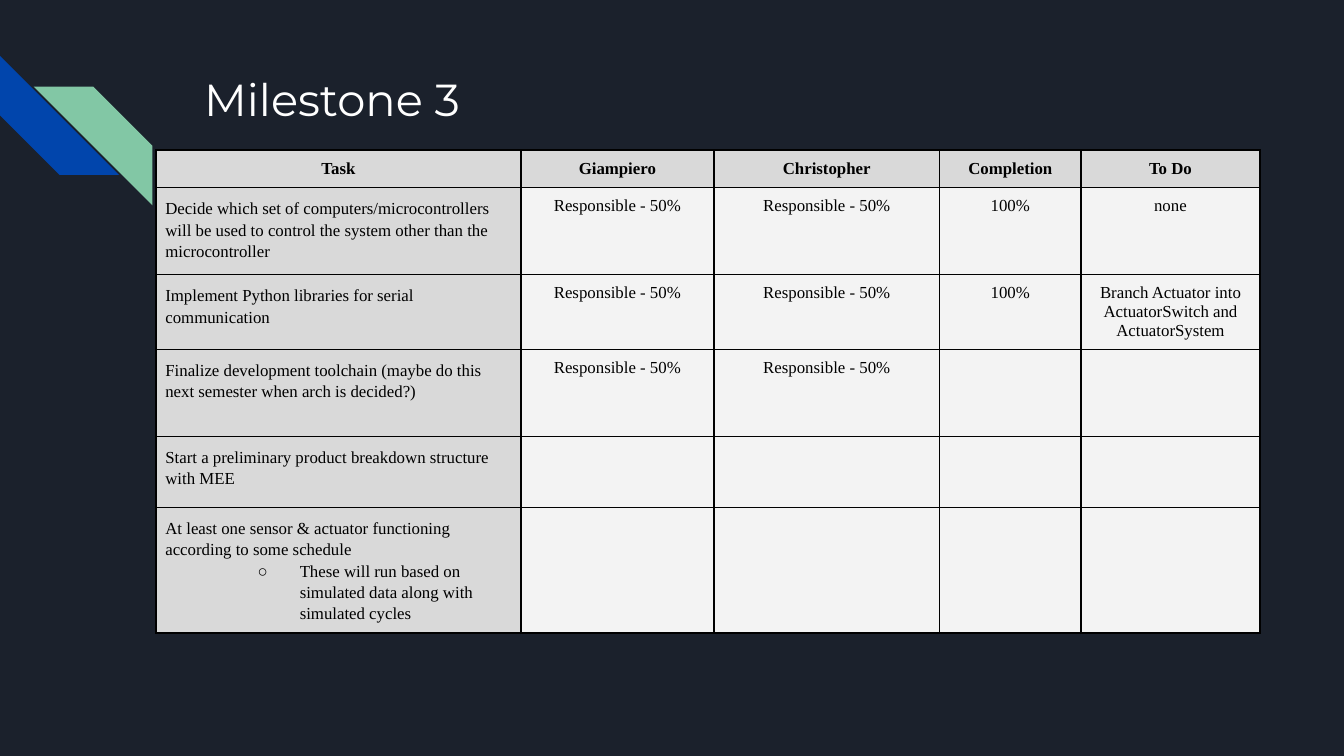
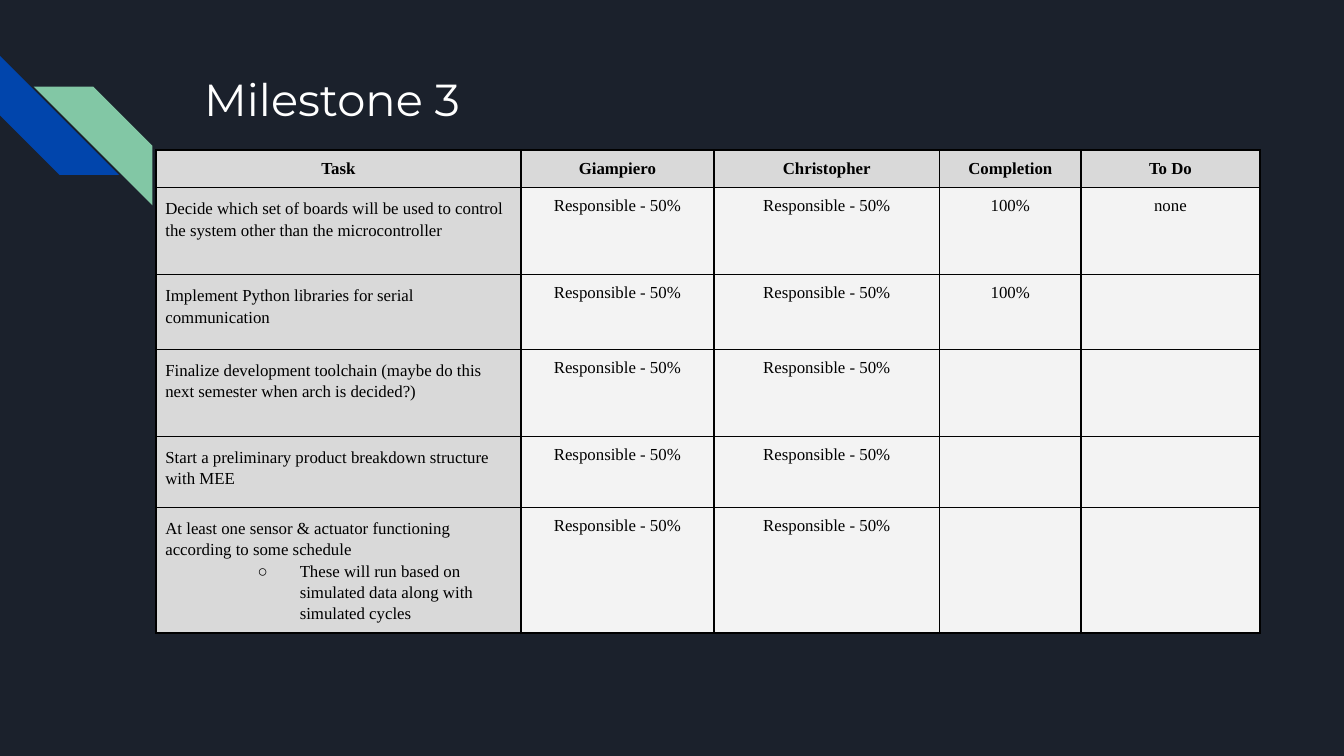
Before and after one commit to killsap/automated-multi-cycle-farming-in-space-website, a slide deck: slide 14 of docs/Milestone2Presentation.pptx (slide 13 before the commit). Drawn at 1344x756 pixels with LibreOffice and Linux fonts; fonts in the diff are those of the drawing. Boxes give left, top, right and bottom in pixels: in the first picture for what was removed or moved away, otherwise in the second. Text is boxed around its words. In the diff, an @@ line names an element or a change of style, - is before the commit and + after.

Commit message:
Updated slides

```diff
--- a/docs/Milestone2Presentation.pptx
+++ b/docs/Milestone2Presentation.pptx
@@ table at box(156, 151, 1259, 627) @@
-row 2, column 1: Decide which set of computers/microcontrollers will be used to control the system other than the microcontroller
+row 2, column 1: Decide which set of boards will be used to control the system other than the microcontroller
-row 3, column 5: Branch Actuator into ActuatorSwitch and ActuatorSystem
+row 3, column 5: 
-row 5, column 2: 
+row 5, column 2: Responsible - 50%
-row 5, column 3: 
+row 5, column 3: Responsible - 50%
-row 6, column 2: 
+row 6, column 2: Responsible - 50%
-row 6, column 3: 
+row 6, column 3: Responsible - 50%
```
Also in this commit, not shown: 9 other slides changed, 4 slides added, 2 slides removed.
